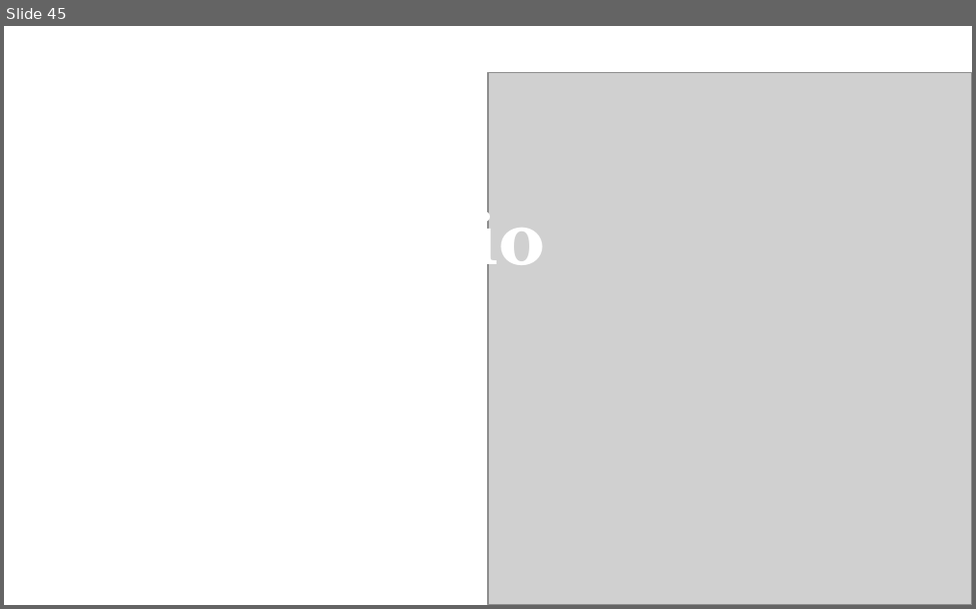
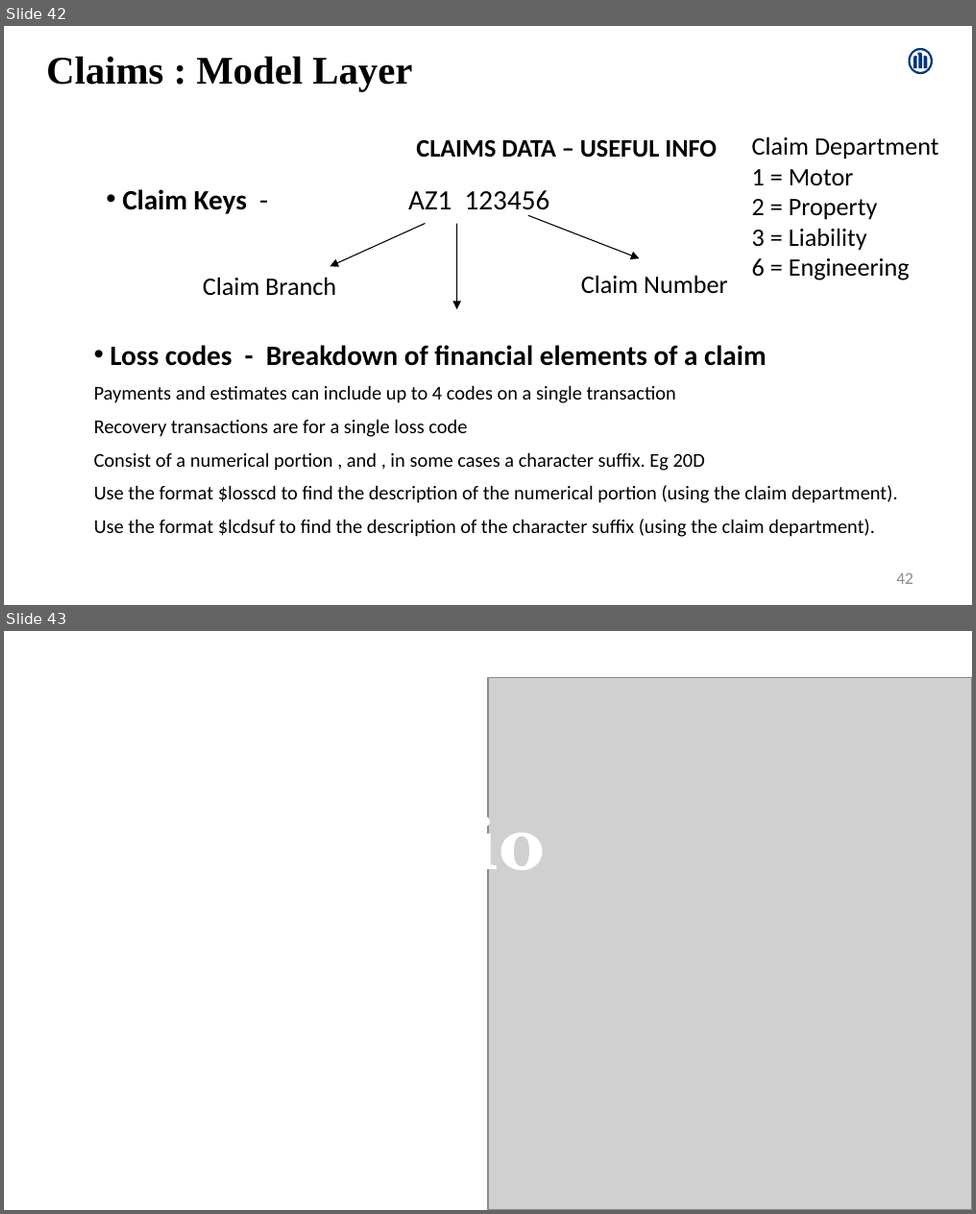
Before and after one commit to Amrutha-Mohan/UpdatedProjects, a slide deck: AmruthaMohan.pptx. Shown one above the other, each under a label of ours: slide 45 before the commit, slides 42 and 43 after it. The pictures are 976x609 and 976x1214 pixels, drawn with LibreOffice and Linux fonts; fonts in the diff are those of the drawing; grey boxes stand for pictures; background and template pictures are left out. Boxes give left, top, right and bottom in pixels: in the first picture for what was removed or moved away, otherwise in the second. Text is boxed around its words. In the diff, an @@ line names an element or a change of style, - is before the commit and + after.

```diff
--- a/AmruthaMohan.pptx
+++ b/AmruthaMohan.pptx
@@ slide 42 added at box(4, 26, 972, 605), background #FFFFFF @@
@@ freeform shape added at box(907, 48, 931, 74), fill #003781 @@
@@ text added at box(46, 56, 412, 91), 28 pt, text #000000, bold @@
+Claims : Model Layer
@@ title added at box(416, 139, 716, 158), 18 pt, text #000000, bold @@
+CLAIMS DATA – USEFUL INFO
@@ text added at box(752, 136, 939, 280), 18 pt, text #000000 @@
+Claim Department
+1 = Motor
+2 = Property
+3 = Liability
+6 = Engineering
@@ text added at box(122, 189, 550, 217), 20 pt, text #000000 @@
+• Claim Keys - AZ1 123456
@@ arrow added from (424, 224) to (329, 267), #000000 0.75 pt @@
@@ arrow added from (456, 224) to (456, 309), #000000 0.75 pt @@
@@ arrow added from (527, 215) to (640, 258), #000000 0.75 pt @@
@@ text added at box(203, 277, 336, 296), 18 pt, text #000000 @@
+Claim Branch
@@ text added at box(581, 275, 728, 294), 18 pt, text #000000 @@
+Claim Number
@@ text added at box(94, 345, 898, 537), 14 pt, text #000000 @@
+• Loss codes - Breakdown of financial elements of a claim
+Payments and estimates can include up to 4 codes on a single transaction
+Recovery transactions are for a single loss code
+Consist of a numerical portion , and , in some cases a character suffix. Eg 20D
+Use the format $losscd to find the description of the numerical portion (using the claim department).
+Use the format $lcdsuf to find the description of the character suffix (using the claim department).
@@ page number added at box(896, 573, 913, 584), 12 pt, text #8C8C8C @@
+42
@@ what was slide 45 is now slide 43 @@
```
Also in this commit, not shown: 3 slides changed, 6 other slides added, 9 slides removed.
